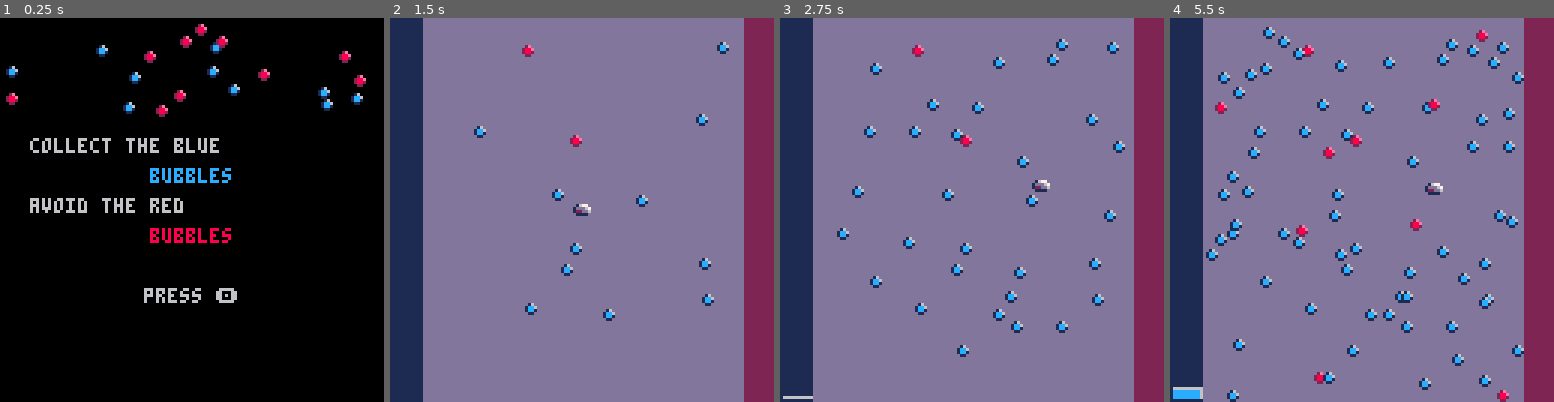
Above: before the commit, frames 1-4 (left to right).
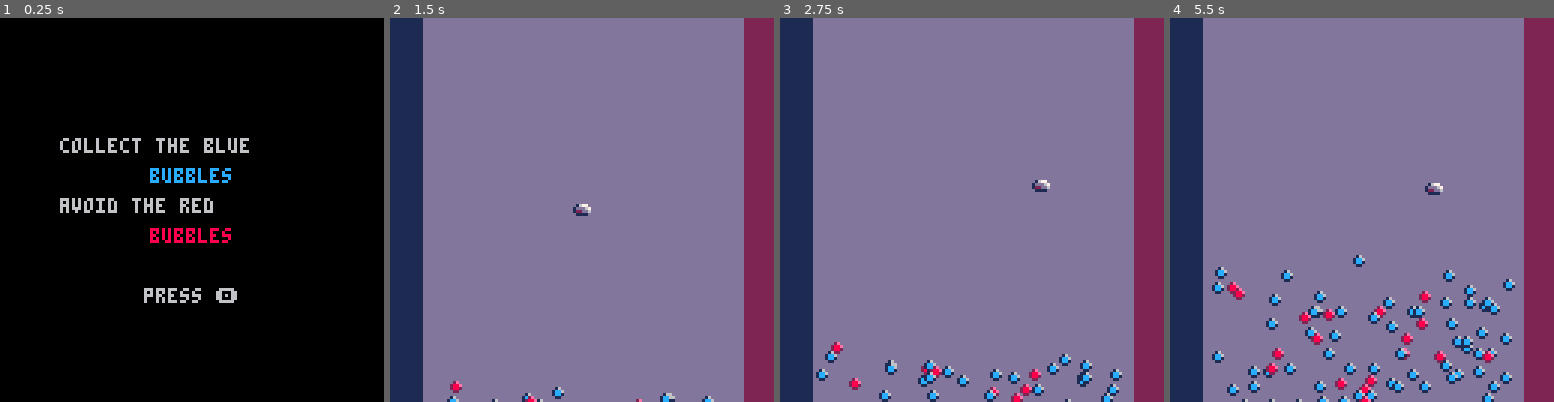
Above: after the commit, the same moments.

Repository: ThomasPietrzak/bubbles
Game: PICO-8 cartridge bubbles.p8
Two runs of this game, one before a commit and one after it. Both use one fixed random seed, a clock stepped at 60 frames per second and the inputs below.
Inputs:
- Up to frame 1 (0.25 s): no input
- Up to frame 2 (1.5 s): tap O (Z key) at 0.7 s
- Up to frame 3 (2.75 s): hold Right 1.6-2.1 s; tap O (Z key) at 1.7, 2.1, 2.5 s; hold Up 2.15-2.42 s; hold Right from 2.47 s (still down)
- Up to frame 4 (5.5 s): tap O (Z key) every 0.4 s from 2.9 to 5.3 s; release Right at 3.03 s; hold Left 3.08-3.58 s; hold Down 3.63-3.97 s; hold Right 4.02-4.68 s; hold Up 4.73-5.03 s; hold Left from 5.08 s (still down)

The runs differ from the first frame. In frame 1, 3.4% of the frame differs, in the area x 1-96%, y 1-51%; in frame 2, 1.4%; in frame 3, 4.5%; in frame 4, 10%, in the area x 0-93%, y 2-100%.

Commit message:
Bubbles are flying now. Added music.

Diff:
--- a/bubbles.p8
+++ b/bubbles.p8
@@ -25,6 +25,7 @@
 	malus_item=3
 	items = {}
 	max_items = 1000
+	bubble_fly_probability=70
 
 	bonus=0
 	malus=0
@@ -53,8 +54,21 @@
 	check_collisions()
 	check_win_lose()
 
-	-- spawn bubbles
+	fly_bubbles()
 	spawn_bubbles()
+end
+
+function fly_bubbles()
+ for i in all(items) do
+  if rnd(100)>bubble_fly_probability then
+	  i.x+=rnd(2)-1
+	  i.x=clamp(i.x,min_x,max_x)
+	  i.y-=1
+	  if i.y<min_y then
+	   del(items,i)
+	  end
+	 end
+ end
 end
 
 function spawn_bubbles()
@@ -63,7 +77,7 @@
 	 if rnd(100) < (i==4 and bonus_spawn_rate or malus_spawn_rate) then
 	 	local x = flr(rnd(max_x-min_x-4))+min_x-1
 	 	local y = flr(rnd(max_y-min_y-4))+min_y-1
-	 	spawn_item(i,x,y)
+	 	spawn_item(i,x,max_y)
 		end
 	end
 end
@@ -152,12 +166,7 @@
 
 function title_init()
   bubbles = {}
-  for i=1,10 do
-    add(bubbles,{c=3,x=rnd(128),y=rnd(30)})
-    add(bubbles,{c=4,x=rnd(128),y=rnd(30)})
-    --add(bubbles,{c=3,x=rnd(128),y=rnd(30)+80})
-    --add(bubbles,{c=4,x=rnd(128),y=rnd(30)+80})
-  end
+  music(0)
 end
 
 function title_update()
@@ -167,19 +176,38 @@
 	 _update=game_update
 	 _draw=game_draw
 	end
+ for b in all(bubbles) do
+  if rnd(100)>70 then
+	  b.x+=rnd(2)-1
+	  b.x=clamp(b.x,0,128)
+	  b.y-=1
+	  if b.y<0 then
+	   del(bubbles,b)
+	  end
+	 end
+ end
+ spawn_bubble(3,rnd(10),128)
+	spawn_bubble(3,rnd(10)+112,128)
+	spawn_bubble(4,rnd(10),128)
+	spawn_bubble(4,rnd(10)+112,128)
+end
+
+function spawn_bubble(c, x, y)
+	i = { c=c,x=x,y=y }
+	if (rnd(100)>95) then add(bubbles,i) end
 end
 
 function title_draw()
  cls()
 
  for b in all(bubbles) do
-   spr(b.c,b.x,b.y)
+  spr(b.c,b.x,b.y)
  end
 
  --map(0,0,0,0)
-	print("collect the blue",10,40,6)
+	print("collect the blue",20,40,6)
 	print("bubbles",50,50,12)
-	print("avoid the red",10,60,6)
+	print("avoid the red",20,60,6)
 	print("bubbles",50,70,8)
 	print("press 🅾️",48,90,6)
 end
@@ -235,6 +263,15 @@
 	print("level "..level,50,60,8)
 end
 
+-->8
+-- utils
+function clamp(v,v_min,v_max)
+	if v<v_min then return v_min
+	elseif v>v_max then return v_max
+	end
+	return v
+end
+
 __gfx__
 00000000000000000000000000000000000000000000000000000000000000000000000000000000000000000000000000000000000000000000000000000000
 00000000001677000000000000000000000000000000000000000000000000000000000000000000000000000000000000000000000000000000000000000000
Not shown, changed: the music (__music__) section of bubbles.p8
Not shown, changed: the sound effects (__sfx__) section of bubbles.p8
Not shown, changed: bubbles.p8.png
